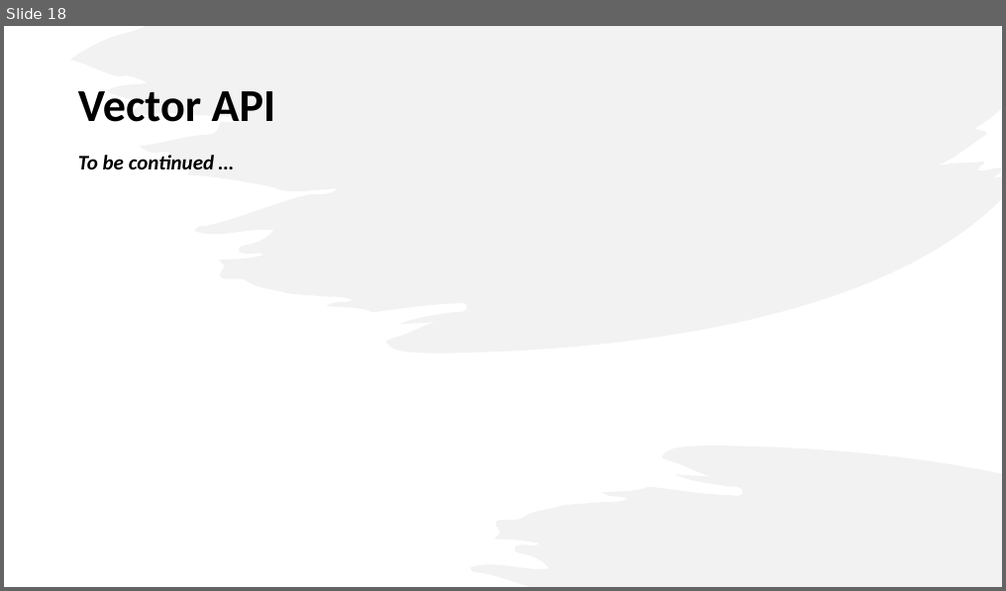
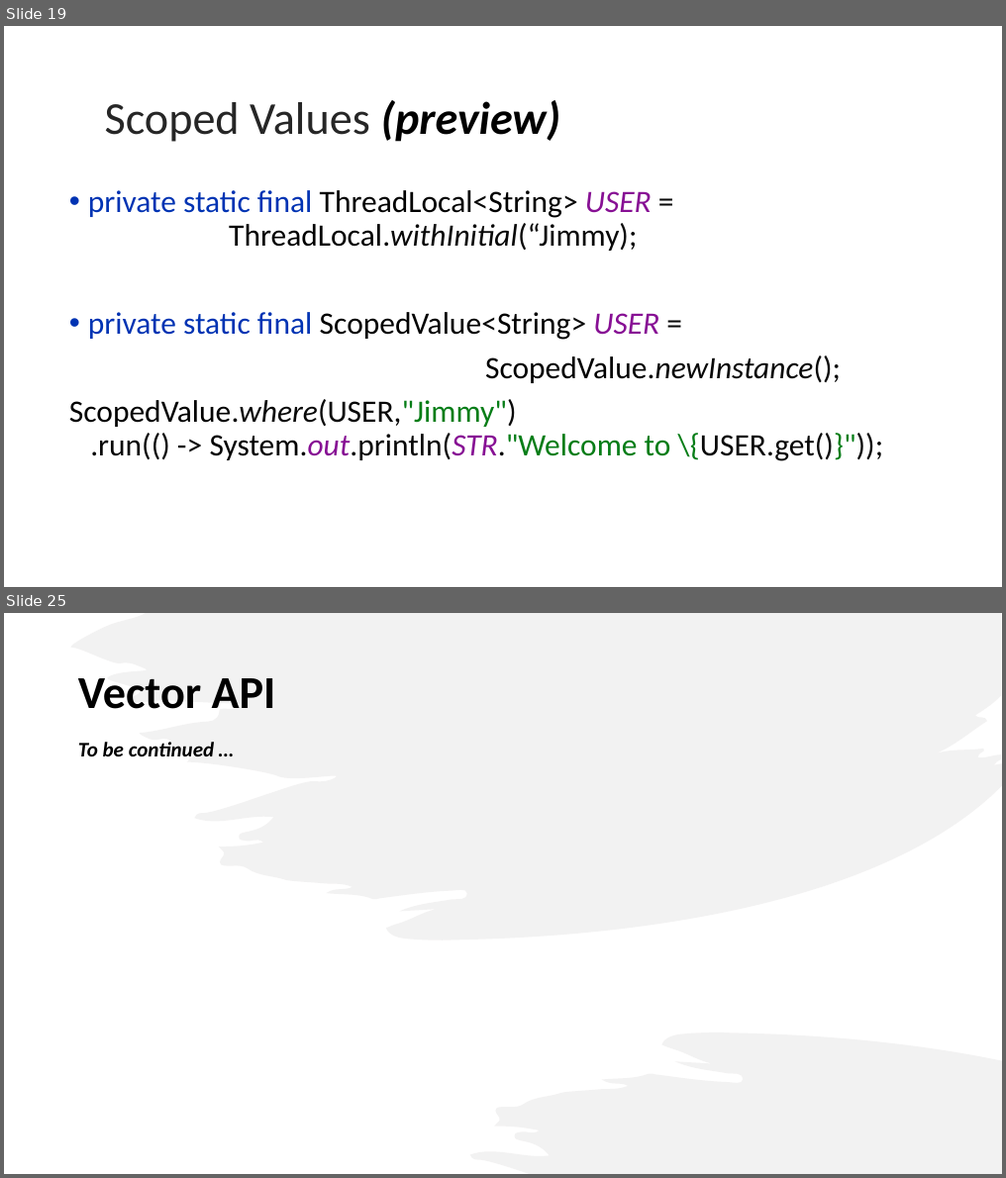
Before and after one commit to iuliana/jdk21-parent-project, a slide deck: Java21-Presentation.pptx. Shown one above the other, each under a label of ours: slide 18 before the commit, slides 19 and 25 after it; the slides between them are not shown. The pictures are 1006x591 and 1006x1178 pixels, drawn with LibreOffice and Linux fonts; fonts in the diff are those of the drawing. Boxes give left, top, right and bottom in pixels: in the first picture for what was removed or moved away, otherwise in the second. Text is boxed around its words. In the diff, an @@ line names an element or a change of style, - is before the commit and + after.

```diff
--- a/Java21-Presentation.pptx
+++ b/Java21-Presentation.pptx
@@ slide 19 added at <box>4,26,1002,587</box>, background #FFFFFF @@
@@ title added at <box>105,100,560,142</box>, 44 pt, text #262626 @@
+Scoped Values (preview)
@@ text added at <box>69,190,884,462</box>, 30 pt, text #080808 @@
+• private static final ThreadLocal<String> USER = ThreadLocal.withInitial(“Jimmy);
+• private static final ScopedValue<String> USER =
+ScopedValue.newInstance();
+ScopedValue.where(USER,"Jimmy")
+.run(() -> System.out.println(STR."Welcome to \{USER.get()}"));
@@ what was slide 18 is now slide 25 @@
```
Also in this commit, not shown: 11 slides changed, 6 other slides added, 17 other files.
